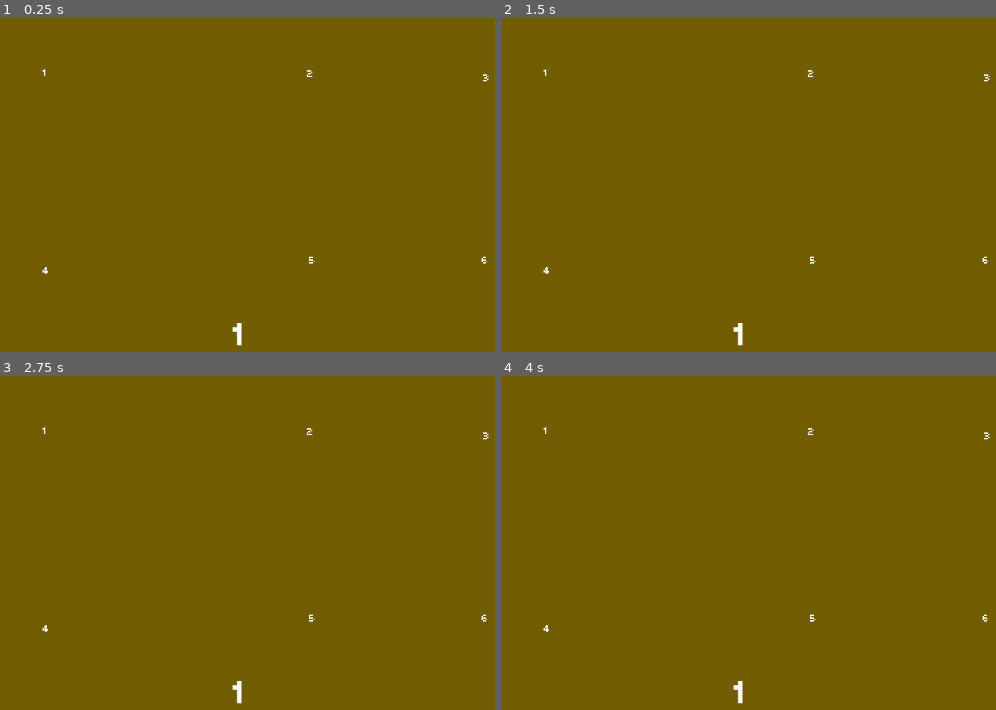
Above: before the commit, frames 1-4 (two rows, left to right).
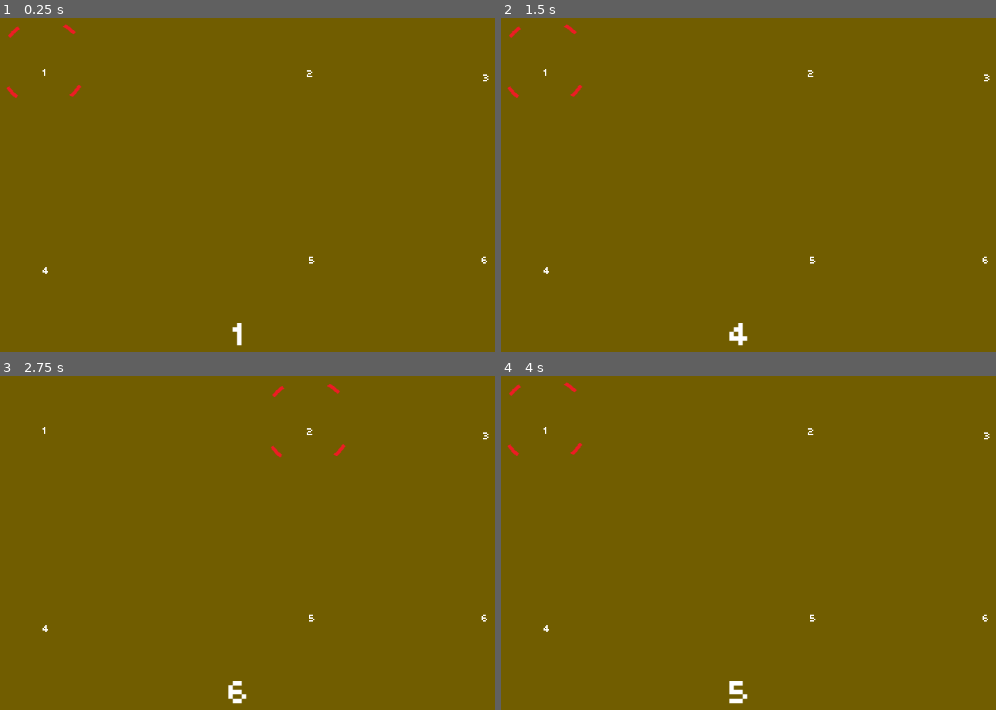
Above: after the commit, the same moments.

Repository: sdepouw/mathematics-and-cheese
Game: Godot game, scene res://Scenes/Main/main.tscn
Two runs of this game, one before a commit and one after it. Both use one fixed random seed, a clock stepped at 60 frames per second and the inputs below.
Inputs:
- Up to frame 1 (0.25 s): no input
- Up to frame 2 (1.5 s): tap Enter at 0.5 s; hold D (move_right, bound only after the commit) 0.53-1.28 s; tap Space (fire, bound only after the commit) at 0.6, 1.25, 1.35 s; hold A (move_left, bound only after the commit) from 1.28 s (still down)
- Up to frame 3 (2.75 s): tap Enter at 2 s; release A (move_left, bound only after the commit) at 2.03 s; hold D (move_right, bound only after the commit) from 2.03 s (still down); tap Space (fire, bound only after the commit) at 2.1 s
- Up to frame 4 (4 s): tap Space (fire, bound only after the commit) at 2.75, 2.85, 3.6 s; tap Enter at 3.5 s; release D (move_right, bound only after the commit) at 3.53 s; hold A (move_left, bound only after the commit) from 3.53 s (still down)

The runs differ from the first frame. In frame 1, 0.1% of the frame differs, in the area x 1-17%, y 1-24%; in frame 2, 0.2%; in frame 3, 0.3%; in frame 4, 0.3%, in the area x 1-50%, y 1-99%.

Commit message:
Very basic 'hit the target' functionality
It works!

Diff:
--- a/Game/Scenes/Main/main.gd
+++ b/Game/Scenes/Main/main.gd
@@ -1,16 +1,46 @@
 extends Node
 
+@onready var _target1: Target = $Target1
+@onready var _target2: Target = $Target2
+@onready var _target3: Target = $Target3
+@onready var _target4: Target = $Target4
+@onready var _target5: Target = $Target5
+@onready var _target6: Target = $Target6
+@onready var _reticle: Sprite2D = $Reticle
+@onready var _currentlyHeldThing: Label = $CurrentlyHeldThing;
+
+var _targets: Array[Target]
+
 var _currentThing: int
+var _currentTargetIndex: int = 0
+var _maxTargetIndex: int = 0
 
-# Called when the node enters the scene tree for the first time.
 func _ready() -> void:
-  _currentThing = randi_range(1, 6)
+  _targets = [_target1, _target2, _target3, _target4, _target5, _target6]
+  _reticle.position = _target1.position
+  _maxTargetIndex = _targets.size() - 1
+  _assignNewThing()
 
-# Called every frame. 'delta' is the elapsed time since the previous frame.
 func _process(_delta: float) -> void:
-  pass
+  if Input.is_action_just_pressed("fire"):
+    if _currentThing == _targets[_currentTargetIndex].Id:
+      print("hit!")
+    else:
+      print("miss!")
+    _assignNewThing()
+  if Input.is_action_just_pressed("move_right"):
+    _newTarget(_currentTargetIndex + 1)
+  elif Input.is_action_just_pressed("move_left"):
+    _newTarget(_currentTargetIndex - 1)
 
 func _assignNewThing() -> void:
   _currentThing = randi_range(1, 6)
-  var currentlyHeldThing: Label = $CurrentlyHeldThing;
-  currentlyHeldThing.text = str(_currentThing)
+  _currentlyHeldThing.text = str(_currentThing)
+
+func _newTarget(newTarget: int) -> void:
+  if newTarget < 0:
+    newTarget = _maxTargetIndex
+  if newTarget > _maxTargetIndex:
+    newTarget = 0
+  _currentTargetIndex = newTarget
+  _reticle.position = _targets[_currentTargetIndex].position
--- a/Game/Scenes/Main/main.tscn
+++ b/Game/Scenes/Main/main.tscn
@@ -1,8 +1,9 @@
-[gd_scene load_steps=4 format=3 uid="uid://du0qdv00hfe3g"]
+[gd_scene load_steps=5 format=3 uid="uid://du0qdv00hfe3g"]
 
 [ext_resource type="Script" uid="uid://75y8glss6r2g" path="res://Scenes/Main/main.gd" id="1_1r6ip"]
 [ext_resource type="PackedScene" uid="uid://u0p710ebviv6" path="res://Scenes/Target/target.tscn" id="2_lixft"]
 [ext_resource type="FontFile" uid="uid://c3gilp1mqllvg" path="res://Assets/Fonts/poco/Poco.tres" id="3_qw60k"]
+[ext_resource type="Texture2D" uid="uid://k78lbssqjiui" path="res://Assets/Art/Reticle.png" id="4_5yls4"]
 
 [node name="Main" type="Node"]
 script = ExtResource("1_1r6ip")
@@ -55,3 +56,6 @@
 text = "1"
 horizontal_alignment = 1
 vertical_alignment = 1
+
+[node name="Reticle" type="Sprite2D" parent="."]
+texture = ExtResource("4_5yls4")
--- a/Game/project.godot
+++ b/Game/project.godot
@@ -44,3 +44,37 @@
 [dotnet]
 
 project/assembly_name="Cheese"
+
+[input]
+
+move_left={
+"deadzone": 0.2,
+"events": [Object(InputEventKey,"resource_local_to_scene":false,"resource_name":"","device":-1,"window_id":0,"alt_pressed":false,"shift_pressed":false,"ctrl_pressed":false,"meta_pressed":false,"pressed":false,"keycode":0,"physical_keycode":65,"key_label":0,"unicode":97,"location":0,"echo":false,"script":null)
+, Object(InputEventKey,"resource_local_to_scene":false,"resource_name":"","device":-1,"window_id":0,"alt_pressed":false,"shift_pressed":false,"ctrl_pressed":false,"meta_pressed":false,"pressed":false,"keycode":0,"physical_keycode":4194319,"key_label":0,"unicode":0,"location":0,"echo":false,"script":null)
+]
+}
+move_right={
+"deadzone": 0.2,
+"events": [Object(InputEventKey,"resource_local_to_scene":false,"resource_name":"","device":-1,"window_id":0,"alt_pressed":false,"shift_pressed":false,"ctrl_pressed":false,"meta_pressed":false,"pressed":false,"keycode":0,"physical_keycode":68,"key_label":0,"unicode":100,"location":0,"echo":false,"script":null)
+, Object(InputEventKey,"resource_local_to_scene":false,"resource_name":"","device":-1,"window_id":0,"alt_pressed":false,"shift_pressed":false,"ctrl_pressed":false,"meta_pressed":false,"pressed":false,"keycode":0,"physical_keycode":4194321,"key_label":0,"unicode":0,"location":0,"echo":false,"script":null)
+]
+}
+move_up={
+"deadzone": 0.2,
+"events": [Object(InputEventKey,"resource_local_to_scene":false,"resource_name":"","device":-1,"window_id":0,"alt_pressed":false,"shift_pressed":false,"ctrl_pressed":false,"meta_pressed":false,"pressed":false,"keycode":0,"physical_keycode":87,"key_label":0,"unicode":119,"location":0,"echo":false,"script":null)
+, Object(InputEventKey,"resource_local_to_scene":false,"resource_name":"","device":-1,"window_id":0,"alt_pressed":false,"shift_pressed":false,"ctrl_pressed":false,"meta_pressed":false,"pressed":false,"keycode":0,"physical_keycode":4194320,"key_label":0,"unicode":0,"location":0,"echo":false,"script":null)
+]
+}
+move_down={
+"deadzone": 0.2,
+"events": [Object(InputEventKey,"resource_local_to_scene":false,"resource_name":"","device":-1,"window_id":0,"alt_pressed":false,"shift_pressed":false,"ctrl_pressed":false,"meta_pressed":false,"pressed":false,"keycode":0,"physical_keycode":83,"key_label":0,"unicode":115,"location":0,"echo":false,"script":null)
+, Object(InputEventKey,"resource_local_to_scene":false,"resource_name":"","device":-1,"window_id":0,"alt_pressed":false,"shift_pressed":false,"ctrl_pressed":false,"meta_pressed":false,"pressed":false,"keycode":0,"physical_keycode":4194322,"key_label":0,"unicode":0,"location":0,"echo":false,"script":null)
+]
+}
+fire={
+"deadzone": 0.2,
+"events": [Object(InputEventKey,"resource_local_to_scene":false,"resource_name":"","device":-1,"window_id":0,"alt_pressed":false,"shift_pressed":false,"ctrl_pressed":false,"meta_pressed":false,"pressed":false,"keycode":0,"physical_keycode":32,"key_label":0,"unicode":32,"location":0,"echo":false,"script":null)
+, Object(InputEventKey,"resource_local_to_scene":false,"resource_name":"","device":-1,"window_id":0,"alt_pressed":false,"shift_pressed":false,"ctrl_pressed":false,"meta_pressed":false,"pressed":false,"keycode":0,"physical_keycode":4194309,"key_label":0,"unicode":0,"location":0,"echo":false,"script":null)
+, Object(InputEventKey,"resource_local_to_scene":false,"resource_name":"","device":-1,"window_id":0,"alt_pressed":false,"shift_pressed":false,"ctrl_pressed":false,"meta_pressed":false,"pressed":false,"keycode":0,"physical_keycode":4194310,"key_label":0,"unicode":0,"location":0,"echo":false,"script":null)
+]
+}
